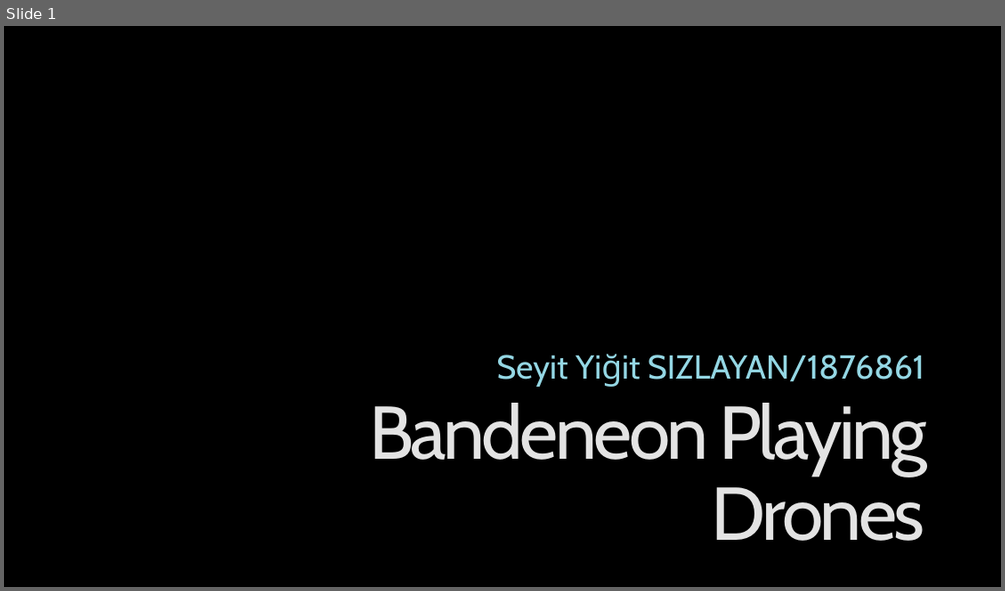
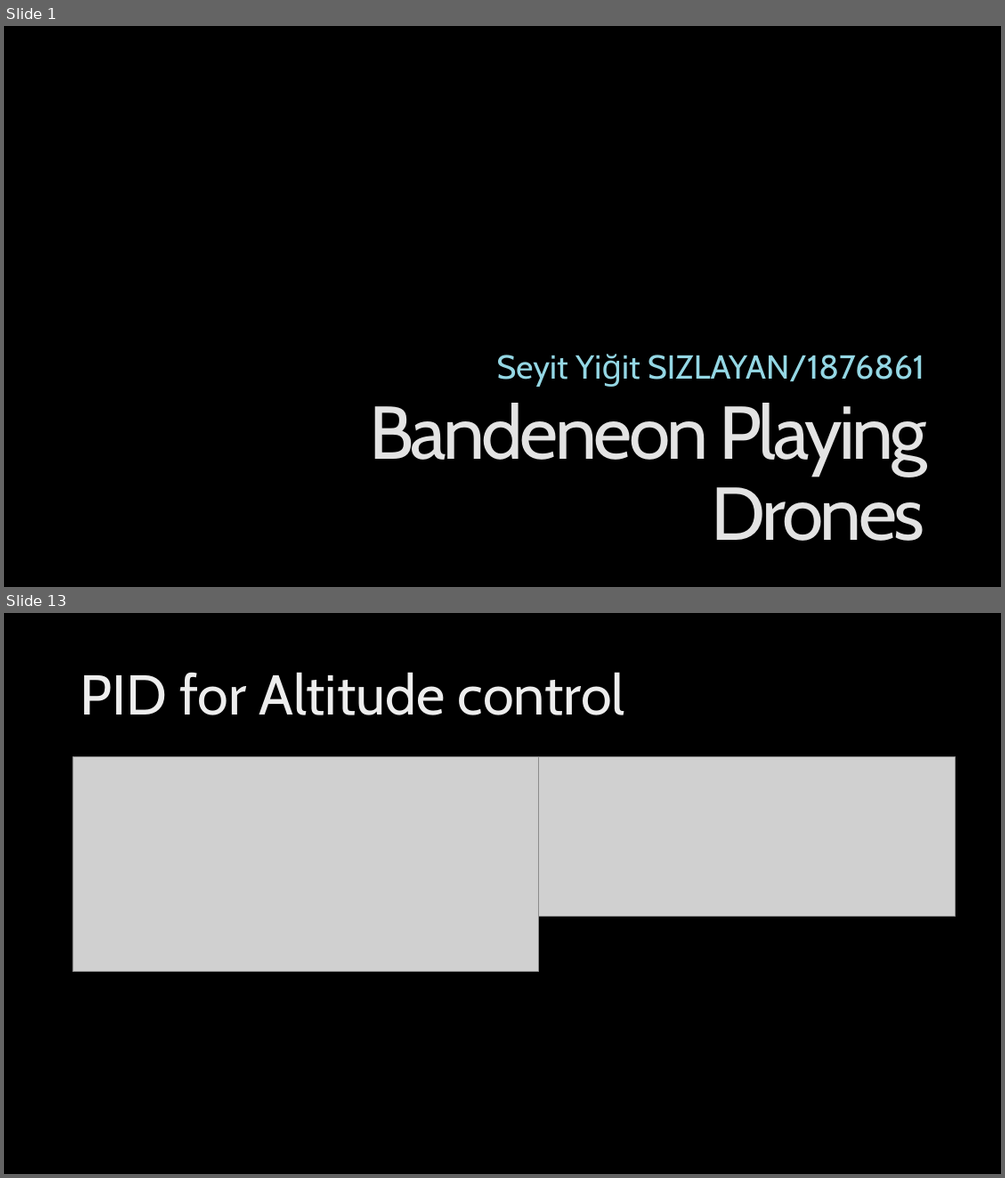
Before and after one commit to sysizlayan/Bandeneon-Playing-Drones-on-Vrep, a slide deck: Bandeneon Playing Drones.pptx. Shown one above the other, each under a label of ours: slide 1 before the commit, slides 1 and 13 after it; the slides between them are not shown. The pictures are 1005x591 and 1005x1178 pixels, drawn with LibreOffice and Linux fonts; fonts in the diff are those of the drawing; grey boxes stand for pictures; background and template pictures are left out. Boxes give left, top, right and bottom in pixels: in the first picture for what was removed or moved away, otherwise in the second. Text is boxed around its words. In the diff, an @@ line names an element or a change of style, - is before the commit and + after.

```diff
--- a/Bandeneon Playing Drones.pptx
+++ b/Bandeneon Playing Drones.pptx
@@ slide 13 added at box(4, 613, 1001, 1174), background picture (left out) @@
@@ title added at box(80, 672, 625, 715), 54 pt, text gradient #BFBFBF to #EDEDED to #FFFFFF @@
+PID for Altitude control
@@ picture added at box(73, 757, 539, 972) @@
@@ picture added at box(539, 756, 955, 916) @@
```
Also in this commit, not shown: 18 other slides added, 8 other files.
